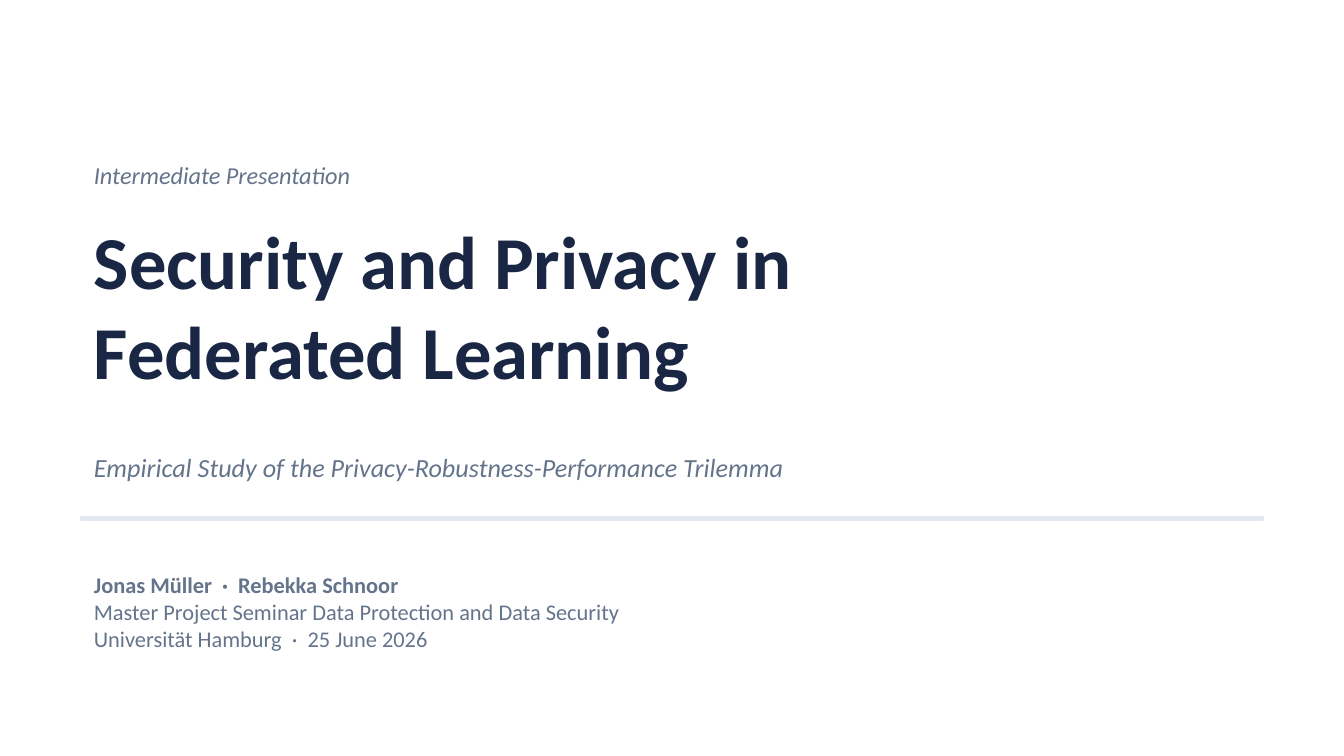
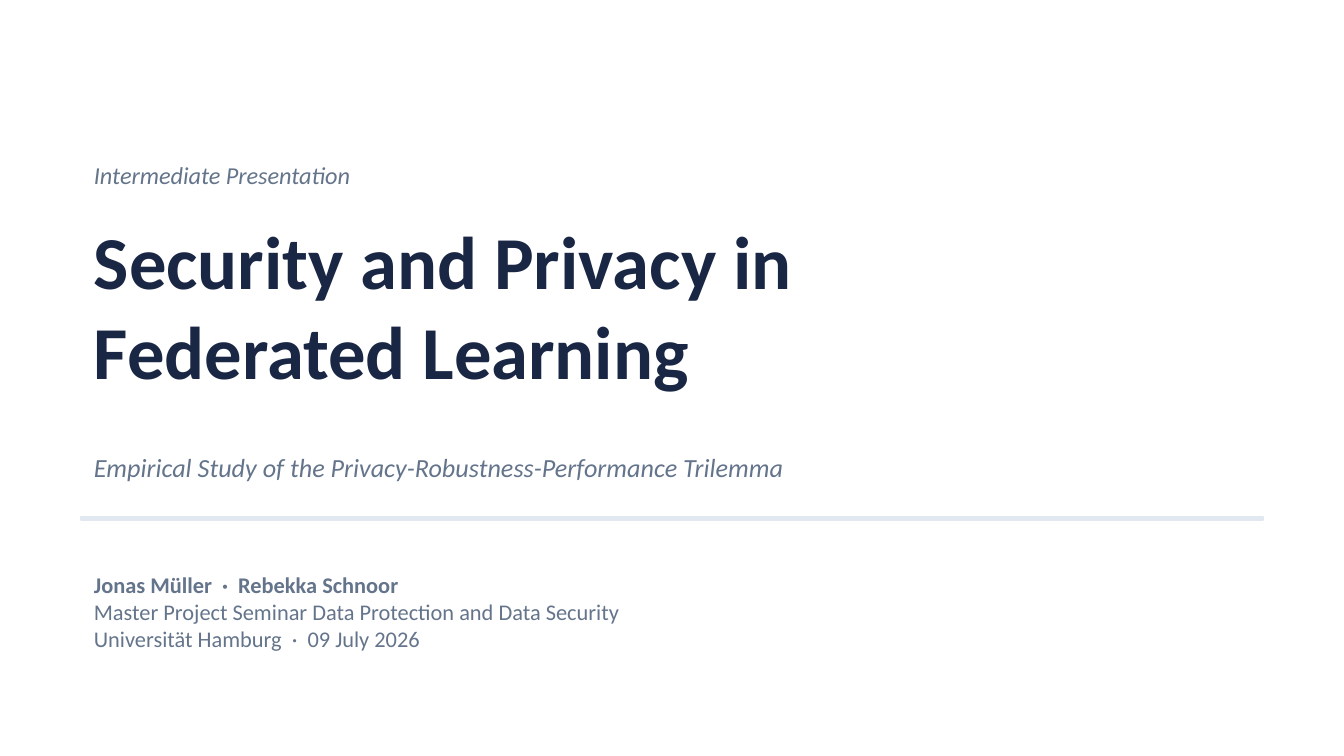
Before and after one commit to r-jschnoor/DPaDS, a slide deck: slide 1 of latex/intermediate-presentation-25-06-2026/intermediate-presentation-25-06-2026.pptx. Drawn at 1344x756 pixels with LibreOffice and Linux fonts; fonts in the diff are those of the drawing. Boxes give left, top, right and bottom in pixels: in the first picture for what was removed or moved away, otherwise in the second. Text is boxed around its words. In the diff, an @@ line names an element or a change of style, - is before the commit and + after.

```diff
--- a/latex/intermediate-presentation-25-06-2026/intermediate-presentation-25-06-2026.pptx
+++ b/latex/intermediate-presentation-25-06-2026/intermediate-presentation-25-06-2026.pptx
@@ text at [94, 631, 419, 651]: text changed @@
-Universität Hamburg · 25 June 2026
+Universität Hamburg · 09 July 2026
```
Also in this commit, not shown: 14 other slides changed, 2 slides added, 1 slide removed, 39 other files.
